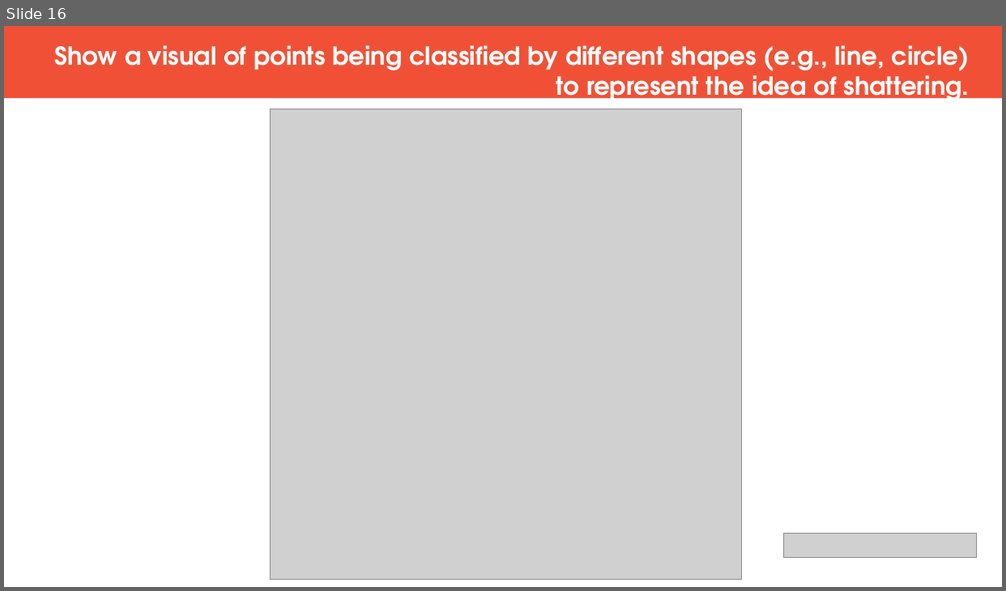
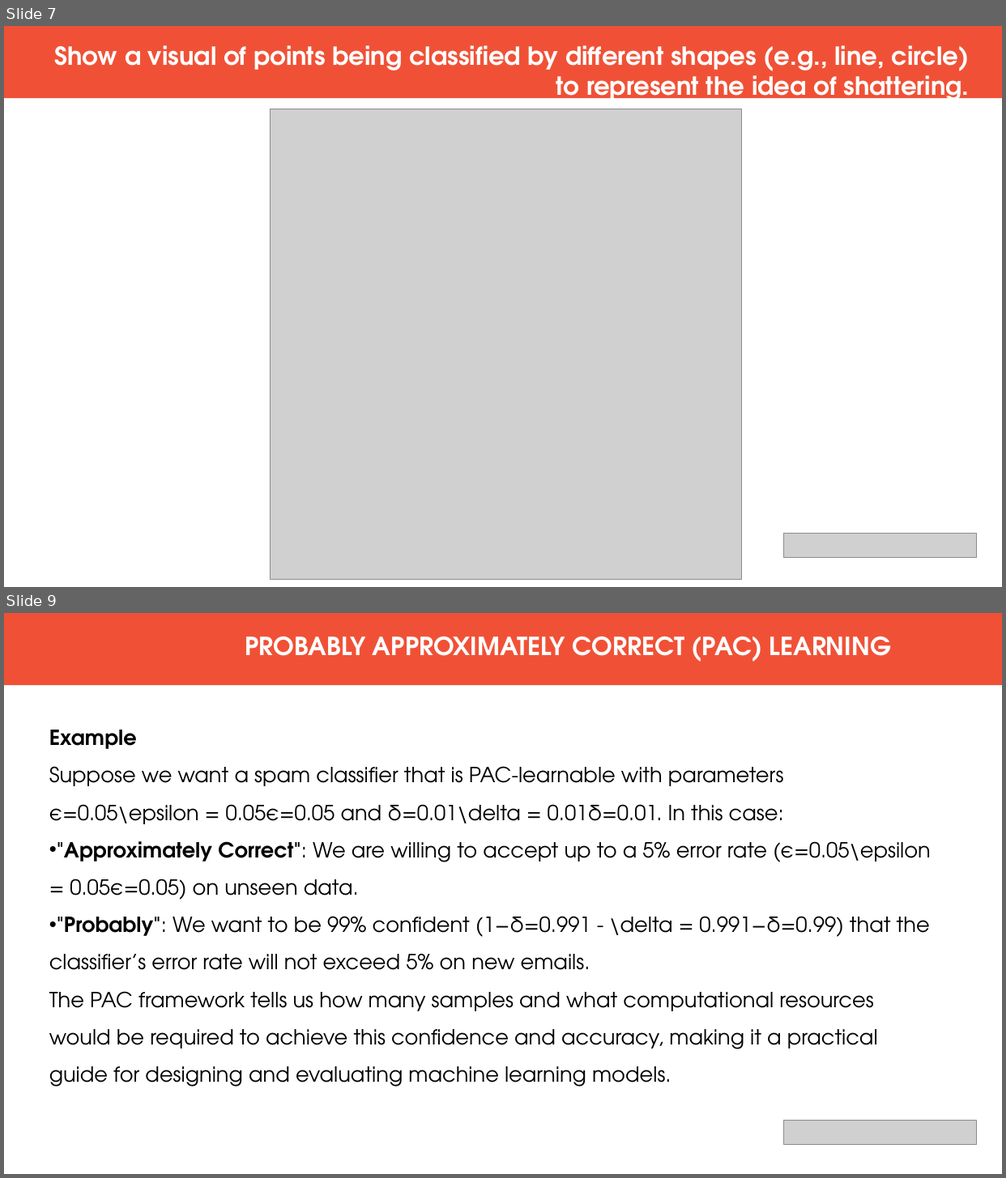
Before and after one commit to prabhaadevi123/IT-FACEPREP, a slide deck: MACHINE LEARNING PPT.pptx. Shown one above the other, each under a label of ours: slide 16 before the commit, slides 7 and 9 after it; the slides between them are not shown. The pictures are 1006x591 and 1006x1178 pixels, drawn with LibreOffice and Linux fonts; fonts in the diff are those of the drawing; grey boxes stand for pictures. Boxes give left, top, right and bottom in pixels: in the first picture for what was removed or moved away, otherwise in the second. Text is boxed around its words. In the diff, an @@ line names an element or a change of style, - is before the commit and + after.

```diff
--- a/MACHINE LEARNING PPT.pptx
+++ b/MACHINE LEARNING PPT.pptx
@@ slide 9 added at <box>4,613,1002,1174</box>, background #FFFFFF @@
@@ rectangle added at <box>4,613,1002,686</box>, fill #F05136 @@
@@ text added at <box>245,636,891,662</box>, 24 pt, text #FFFFFF, bold @@
+PROBABLY APPROXIMATELY CORRECT (PAC) LEARNING
@@ text added at <box>49,730,931,1087</box>, 20 pt, text #000000 @@
+Example
+Suppose we want a spam classifier that is PAC-learnable with parameters ϵ=0.05\epsilon = 0.05ϵ=0.05 and δ=0.01\delta = 0.01δ=0.01. In this case:
+• "Approximately Correct": We are willing to accept up to a 5% error rate (ϵ=0.05\epsilon = 0.05ϵ=0.05) on unseen data.
+• "Probably": We want to be 99% confident (1−δ=0.991 - \delta = 0.991−δ=0.99) that the classifier’s error rate will not exceed 5% on new emails.
+The PAC framework tells us how many samples and what computational resources would be required to achieve this confidence and accuracy, making it a practical guide for designing and evaluating machine learning models.
@@ picture added at <box>784,1121,978,1145</box> @@
@@ what was slide 16 is now slide 7 @@
```
Also in this commit, not shown: 4 slides changed, 10 other slides added, 9 slides removed.
